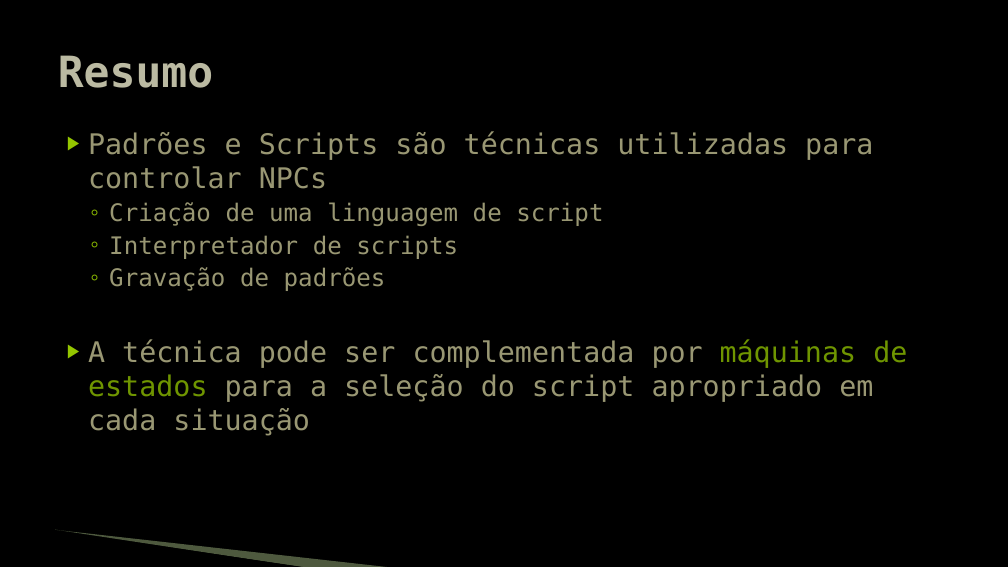
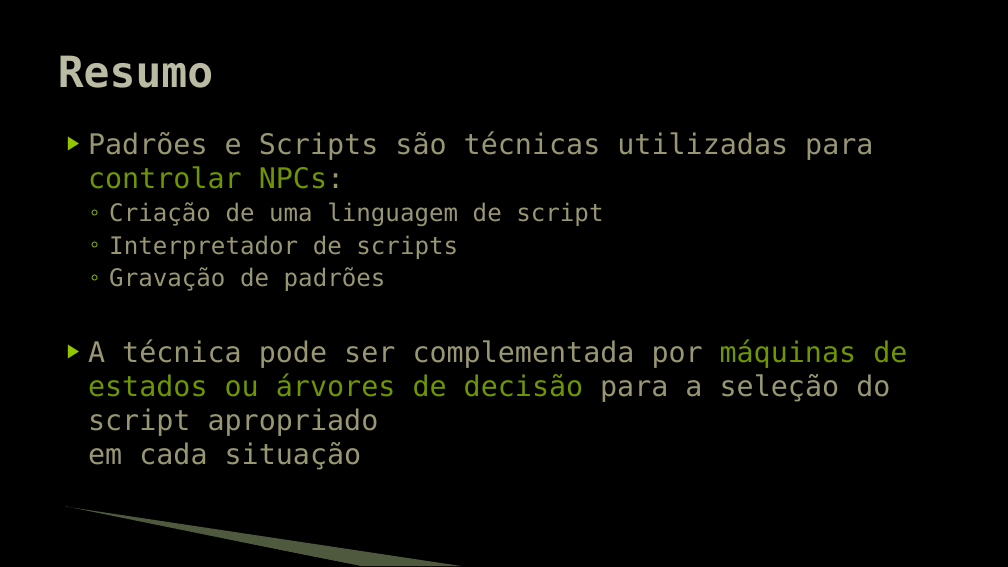
Before and after one commit to JudsonSS/Jogos, a slide deck: slide 8 of Slides/27. Padrões e Scripts.pptx. Drawn at 1008x567 pixels with LibreOffice and Linux fonts; fonts in the diff are those of the drawing; background and template pictures are left out. Boxes give left, top, right and bottom in pixels: in the first picture for what was removed or moved away, otherwise in the second. Text is boxed around its words. In the diff, an @@ line names an element or a change of style, - is before the commit and + after.

```diff
--- a/Slides/27. Padrões e Scripts.pptx
+++ b/Slides/27. Padrões e Scripts.pptx
@@ text at box(88, 131, 873, 189): text changed @@
-▶ Padrões e Scripts são técnicas utilizadas para controlar NPCs
+▶ Padrões e Scripts são técnicas utilizadas para
+  controlar NPCs:
@@ text at box(88, 339, 907, 470): text changed @@
-▶ A técnica pode ser complementada por máquinas de estados para a seleção do script apropriado em cada situação
+▶ A técnica pode ser complementada por máquinas de estados ou árvores de decisão para a seleção do script apropriado
+  em cada situação
@@ freeform shape: place and size @@
-freeform shape at box(54, 531, 306, 567)
+freeform shape at box(64, 508, 360, 566)
@@ freeform shape: place and size @@
-freeform shape at box(55, 530, 393, 567)
+freeform shape at box(66, 507, 463, 566)
```
Also in this commit, not shown: 7 other slides changed.
